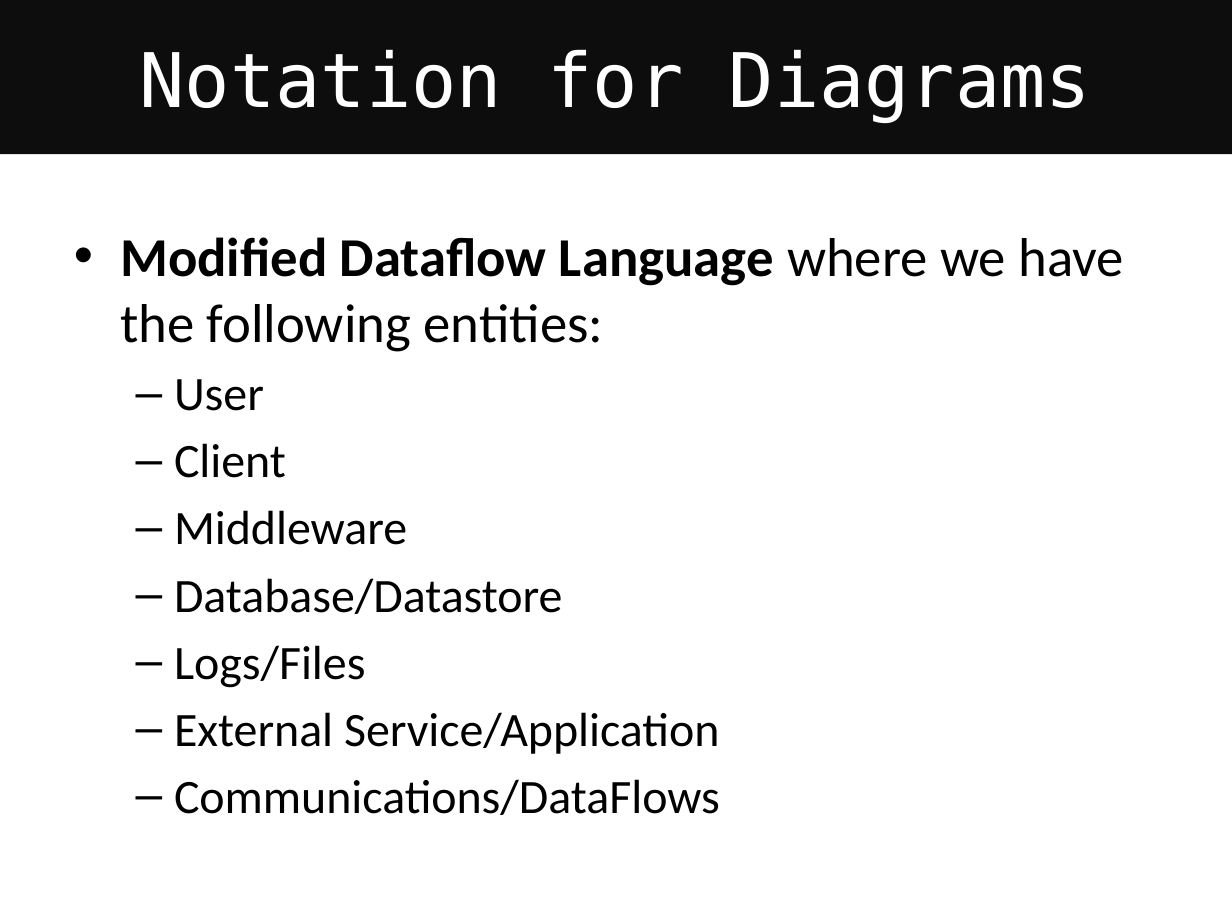
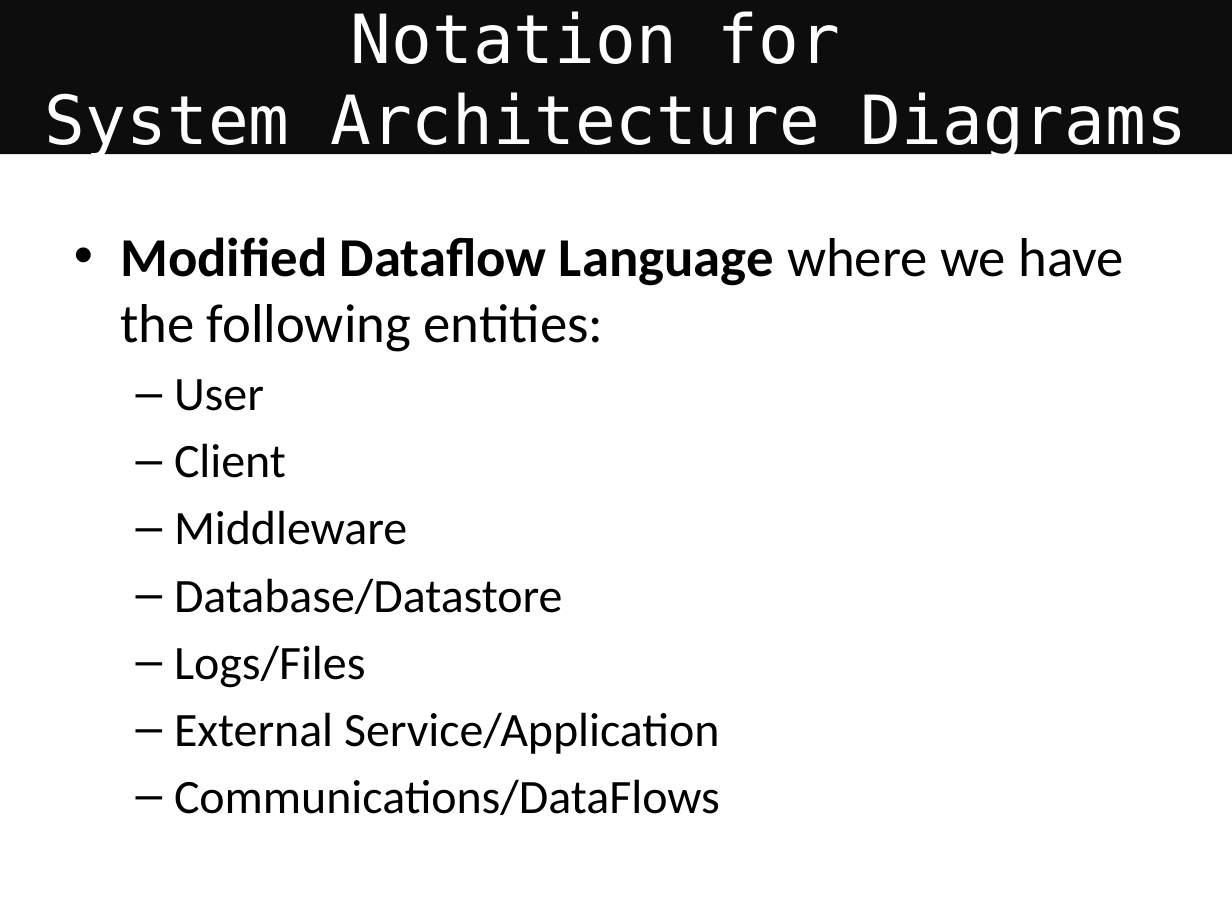
Before and after one commit to neverbiasu/awesome-uofg-msc-cs, a slide deck: slide 43 of materials/semester-2/COMPSCI5012-internet-technology/lectures/L1-IntroSysArchDBInfoArch.pptx (slide 42 before the commit). Drawn at 1232x924 pixels with LibreOffice and Linux fonts; fonts in the diff are those of the drawing. Boxes give left, top, right and bottom in pixels: in the first picture for what was removed or moved away, otherwise in the second. Text is boxed around its words. In the diff, an @@ line names an element or a change of style, - is before the commit and + after.

```diff
--- a/materials/semester-2/COMPSCI5012-internet-technology/lectures/L1-IntroSysArchDBInfoArch.pptx
+++ b/materials/semester-2/COMPSCI5012-internet-technology/lectures/L1-IntroSysArchDBInfoArch.pptx
@@ title at [45, 11, 1187, 159]: text changed; size 44 to 39.6 pt @@
-Notation for Diagrams
+Notation for
+System Architecture Diagrams
```
Also in this commit, not shown: 10 other slides changed, 2 slides added, 10 other files.
